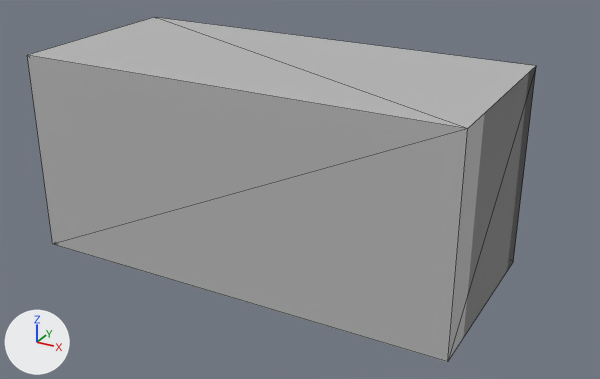
One commit to the OBJ model project/resource/NormalGround.obj: the scene before it, then after it.
Rendered twice from a 50 mm camera at (4.87, -8.26, 3.82) aimed at (0.34, -0.02, -0.3). Arrows for +X, +Y and +Z are at lower left; the lights stay in place. Mesh edges are drawn as thin lines. Where no turn or scale is listed for an object, it has been applied to the vertices.

The first picture shows '立方体.001'.
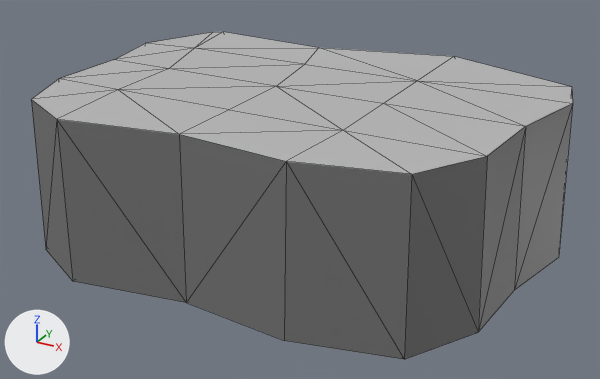
What differs and where, as boxes [x1, y1, x2, y2] in the pictures (600 x 379 px):
'立方体.001', reshaped (6% wider): before [27, 17, 536, 362]; after [31, 32, 573, 359]

Edits to the bpy script that builds the scene:
```text
Change me_立方体_001:
    used by ob_立方体_001; location = (0.0, 0.0, 0.0)
    remove me_立方体_001.from_pydata(...)  # 8 vertices, 12 faces; spans x -2.74..2.74, y -1.23..1.23, z -1.28..1.28
    add me_立方体_001.from_pydata(...)  # 50 vertices, 96 faces; spans x -2.77..3.32, y -2.24..2.42, z -0.96..0.96
    me_立方体_001 part 1: the whole mesh is rebuilt
```
